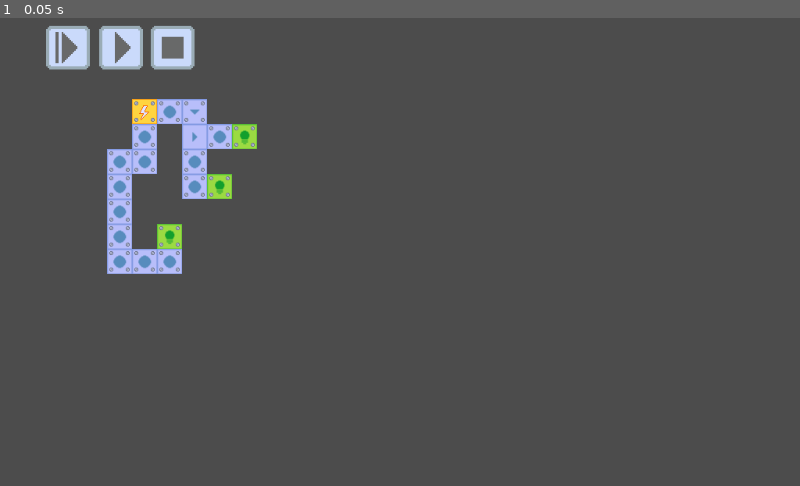
Above: before the commit, frame 1.
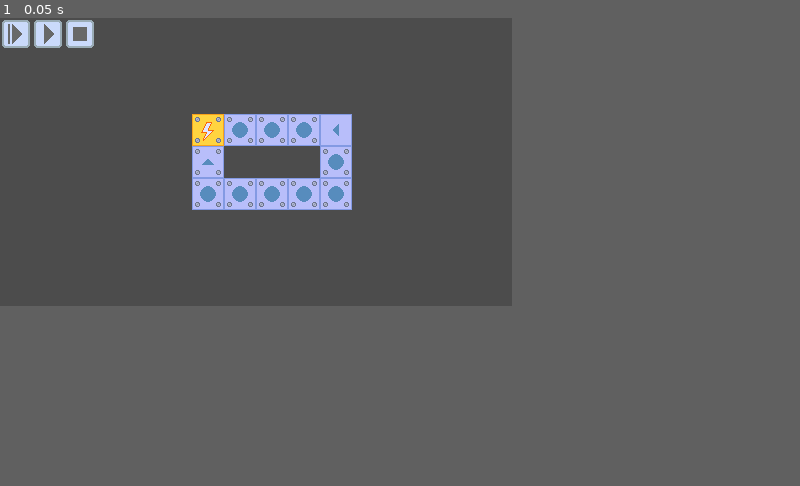
Above: after the commit, the same moment.

Repository: AdamsMcCall/TheCircuit
Game: Godot game, scene res://WorldTest.tscn
Same seed, same stepped clock (60 frames per second), same inputs: the game is played once before the commit and once after it.
Inputs:
- Up to frame 1 (0.05 s): no input
In our replay, the window is 800x468 before the commit and 512x288 after it. These sizes can differ from the game's own. Grey fills any space a smaller window leaves; there, only what the larger window draws over its background counts as a difference.

The runs differ from the first frame. In frame 1, 7.4% of the frame differs, in the area x 0-44%, y 0-55%.

Commit message:
Added editor placeholder for blocks for easier level design

Diff:
--- a/WorldTest.tscn
+++ b/WorldTest.tscn
@@ -1,20 +1,69 @@
-[gd_scene load_steps=5 format=2]
+[gd_scene load_steps=6 format=2]
 
 [ext_resource path="res://entities/Circuit.tscn" type="PackedScene" id=1]
 [ext_resource path="res://entities/PlayButton.tscn" type="PackedScene" id=2]
 [ext_resource path="res://entities/StepButton.tscn" type="PackedScene" id=3]
 [ext_resource path="res://entities/StopButton.tscn" type="PackedScene" id=4]
+[ext_resource path="res://entities/EditorBlock.tscn" type="PackedScene" id=5]
 
 [node name="WorldTest" type="Node2D"]
-position = Vector2( 153.316, 88.4809 )
 
 [node name="Circuit" parent="." instance=ExtResource( 1 )]
+position = Vector2( 16, 48 )
+
+[node name="EditorBlock" parent="Circuit" instance=ExtResource( 5 )]
+position = Vector2( 192, 64 )
+
+[node name="EditorBlock2" parent="Circuit" instance=ExtResource( 5 )]
+position = Vector2( 224, 64 )
+block_type = 2
+
+[node name="EditorBlock3" parent="Circuit" instance=ExtResource( 5 )]
+position = Vector2( 256, 64 )
+block_type = 2
+
+[node name="EditorBlock4" parent="Circuit" instance=ExtResource( 5 )]
+position = Vector2( 288, 64 )
+block_type = 2
+
+[node name="EditorBlock5" parent="Circuit" instance=ExtResource( 5 )]
+position = Vector2( 320, 64 )
+is_fixed = false
+block_type = 3
+
+[node name="EditorBlock6" parent="Circuit" instance=ExtResource( 5 )]
+position = Vector2( 320, 96 )
+block_type = 2
+
+[node name="EditorBlock7" parent="Circuit" instance=ExtResource( 5 )]
+position = Vector2( 320, 128 )
+block_type = 2
+
+[node name="EditorBlock8" parent="Circuit" instance=ExtResource( 5 )]
+position = Vector2( 288, 128 )
+block_type = 2
+
+[node name="EditorBlock9" parent="Circuit" instance=ExtResource( 5 )]
+position = Vector2( 256, 128 )
+block_type = 2
+
+[node name="EditorBlock10" parent="Circuit" instance=ExtResource( 5 )]
+position = Vector2( 224, 128 )
+block_type = 2
+
+[node name="EditorBlock11" parent="Circuit" instance=ExtResource( 5 )]
+position = Vector2( 192, 128 )
+block_type = 2
+
+[node name="EditorBlock12" parent="Circuit" instance=ExtResource( 5 )]
+position = Vector2( 192, 96 )
+block_type = 4
 
 [node name="PlayButton" parent="." instance=ExtResource( 2 )]
-position = Vector2( 2.00226, -50.7239 )
+position = Vector2( 48, 16 )
 
 [node name="StepButton" parent="." instance=ExtResource( 3 )]
-position = Vector2( -66.6747, -50.7239 )
+position = Vector2( 16, 16 )
 
 [node name="StopButton" parent="." instance=ExtResource( 4 )]
-position = Vector2( 68.173, -50.7239 )
+position = Vector2( 80, 16 )
--- a/entities/Block.tscn
+++ b/entities/Block.tscn
@@ -36,7 +36,9 @@
 "values": [ Rect2( 32, 0, 32, 32 ) ]
 }
 
-[node name="Block" type="Node2D"]
+[node name="Block" type="Node2D" groups=[
+"blocks",
+]]
 script = ExtResource( 2 )
 
 [node name="Sprite" type="Sprite" parent="."]
--- a/entities/Circuit.gd
+++ b/entities/Circuit.gd
@@ -1,6 +1,7 @@
 extends Node2D
 
 signal tick
+signal remove_placeholders
 
 var block_scene = preload("res://entities/Block.tscn")
 
@@ -13,7 +14,7 @@
 var map = []
 var current_map = []
 export var width = 16
-export var height = 9
+export var height = 8
 
 var has_started = false
 
@@ -21,34 +22,25 @@
 
 func _ready():
 	map.resize(width * height)
-	_add_block_at(BlockEnum.TYPE.generator, 1, 1)
-	_add_block_at(BlockEnum.TYPE.flow, 2, 1)
-	_add_block_at(BlockEnum.TYPE.flowDown, 3, 1)
-	var diode = _add_block_at(BlockEnum.TYPE.flowRight, 3, 2)
-	diode.is_fixed = false
-	_add_block_at(BlockEnum.TYPE.flow, 3, 3)
-	_add_block_at(BlockEnum.TYPE.flow, 3, 4)
-	_add_block_at(BlockEnum.TYPE.output, 4, 4)
-	_add_block_at(BlockEnum.TYPE.flow, 4, 2)
-	_add_block_at(BlockEnum.TYPE.output, 5, 2)
-	_add_block_at(BlockEnum.TYPE.flow, 1, 2)
-	_add_block_at(BlockEnum.TYPE.flow, 1, 3)
-	_add_block_at(BlockEnum.TYPE.flow, 0, 3)
-	_add_block_at(BlockEnum.TYPE.flow, 0, 4)
-	_add_block_at(BlockEnum.TYPE.flow, 0, 5)
-	_add_block_at(BlockEnum.TYPE.flow, 0, 6)
-	_add_block_at(BlockEnum.TYPE.flow, 0, 7)
-	_add_block_at(BlockEnum.TYPE.flow, 1, 7)
-	_add_block_at(BlockEnum.TYPE.flow, 2, 7)
-	_add_block_at(BlockEnum.TYPE.output, 2, 6)
+	_parse_blocks()
 	emit_signal("tick")
 
-func _add_block_at(block_type, x, y):
+func _parse_blocks():
+	var children = get_children()
+	for child in children:
+		if child.is_in_group("editor_tools"):
+			# warning-ignore:return_value_discarded
+			connect("remove_placeholders", child, "_on_remove_placeholders")
+			_add_block_at(child.block_type, (child.position.x / 32), (child.position.y / 32), child.is_fixed)
+	emit_signal("remove_placeholders")
+
+func _add_block_at(block_type, x, y, is_fixed):
 	if (x + y * width) > (width * height) or block_type == BlockEnum.TYPE.empty:
 		return
 	var block = block_scene.instance()
 	block.position = Vector2(x * 32, y * 32)
 	block.block_type = block_type
+	block.is_fixed = is_fixed
 # warning-ignore:return_value_discarded
 	connect("tick", block, "_on_tick")
 	map[x + y * width] = block
--- /dev/null
+++ b/entities/EditorBlock.gd
@@ -0,0 +1,7 @@
+extends Node2D
+
+export var is_fixed = true
+export var block_type = BlockEnum.TYPE.empty
+
+func _on_remove_placeholders():
+	queue_free()
--- /dev/null
+++ b/entities/EditorBlock.tscn
@@ -0,0 +1,23 @@
+[gd_scene load_steps=6 format=2]
+
+[ext_resource path="res://assets/images/block_generator.png" type="Texture" id=1]
+[ext_resource path="res://entities/EditorBlock.gd" type="Script" id=2]
+[ext_resource path="res://assets/images/screws.png" type="Texture" id=3]
+[ext_resource path="res://entities/EditorBlockSprite.gd" type="Script" id=4]
+[ext_resource path="res://entities/EditorBlockScrewsSprite.gd" type="Script" id=5]
+
+[node name="EditorBlock" type="Node2D" groups=[
+"editor_tools",
+]]
+script = ExtResource( 2 )
+block_type = 1
+
+[node name="EditorBlockSprite" type="Sprite" parent="."]
+texture = ExtResource( 1 )
+region_enabled = true
+region_rect = Rect2( 0, 0, 32, 32 )
+script = ExtResource( 4 )
+
+[node name="EditorBlockScrewsSprite" type="Sprite" parent="."]
+texture = ExtResource( 3 )
+script = ExtResource( 5 )
--- /dev/null
+++ b/entities/EditorBlockScrewsSprite.gd
@@ -0,0 +1,7 @@
+tool
+extends Sprite
+
+
+func _process(delta):
+	var parent = get_parent()
+	visible = parent.is_fixed
--- /dev/null
+++ b/entities/EditorBlockSprite.gd
@@ -0,0 +1,24 @@
+tool
+extends Sprite
+
+
+func _process(delta):
+	_update_texture()
+
+func _update_texture():
+	var parent = get_parent()
+	match parent.block_type:
+		BlockEnum.TYPE.generator:
+			texture = preload("res://assets/images/block_generator.png")
+		BlockEnum.TYPE.flow:
+			texture = preload("res://assets/images/block_flow.png")
+		BlockEnum.TYPE.flowLeft:
+			texture = preload("res://assets/images/block_flow_left.png")
+		BlockEnum.TYPE.flowUp:
+			texture = preload("res://assets/images/block_flow_up.png")
+		BlockEnum.TYPE.flowRight:
+			texture = preload("res://assets/images/block_flow_right.png")
+		BlockEnum.TYPE.flowDown:
+			texture = preload("res://assets/images/block_flow_down.png")
+		BlockEnum.TYPE.output:
+			texture = preload("res://assets/images/block_output.png")
--- a/entities/PauseButton.tscn
+++ b/entities/PauseButton.tscn
@@ -4,7 +4,6 @@
 [ext_resource path="res://entities/PauseButton.gd" type="Script" id=2]
 
 [node name="PauseButton" type="Node2D"]
-scale = Vector2( 2, 2 )
 script = ExtResource( 2 )
 
 [node name="Sprite" type="Sprite" parent="."]
--- a/entities/PlayButton.tscn
+++ b/entities/PlayButton.tscn
@@ -4,7 +4,6 @@
 [ext_resource path="res://entities/PlayButton.gd" type="Script" id=2]
 
 [node name="PlayButton" type="Node2D"]
-scale = Vector2( 2, 2 )
 script = ExtResource( 2 )
 
 [node name="Sprite" type="Sprite" parent="."]
--- a/entities/StepButton.tscn
+++ b/entities/StepButton.tscn
@@ -4,7 +4,6 @@
 [ext_resource path="res://entities/StepButton.gd" type="Script" id=2]
 
 [node name="StepButton" type="Node2D"]
-scale = Vector2( 2, 2 )
 script = ExtResource( 2 )
 
 [node name="Sprite" type="Sprite" parent="."]
--- a/entities/StopButton.tscn
+++ b/entities/StopButton.tscn
@@ -4,7 +4,6 @@
 [ext_resource path="res://entities/StopButton.gd" type="Script" id=2]
 
 [node name="StopButton" type="Node2D"]
-scale = Vector2( 2, 2 )
 script = ExtResource( 2 )
 
 [node name="Sprite" type="Sprite" parent="."]
--- a/project.godot
+++ b/project.godot
@@ -24,6 +24,11 @@
 run/main_scene="res://WorldTest.tscn"
 config/icon="res://icon.png"
 
+[display]
+
+window/size/width=512
+window/size/height=288
+
 [input]
 
 left_click={
